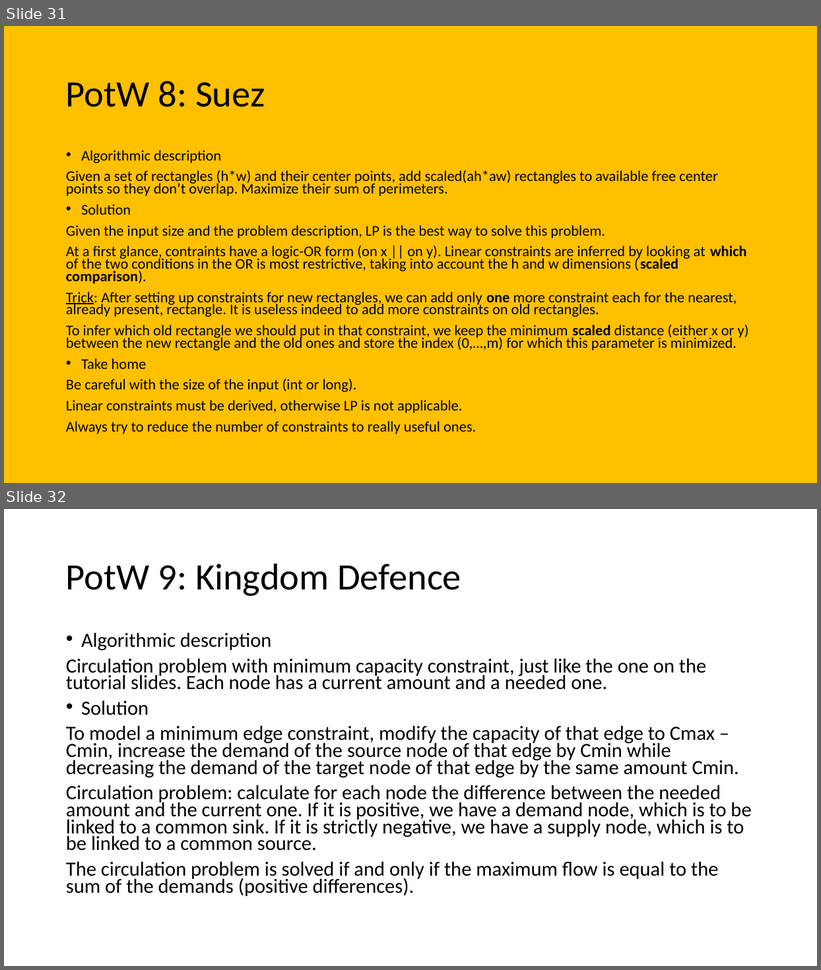
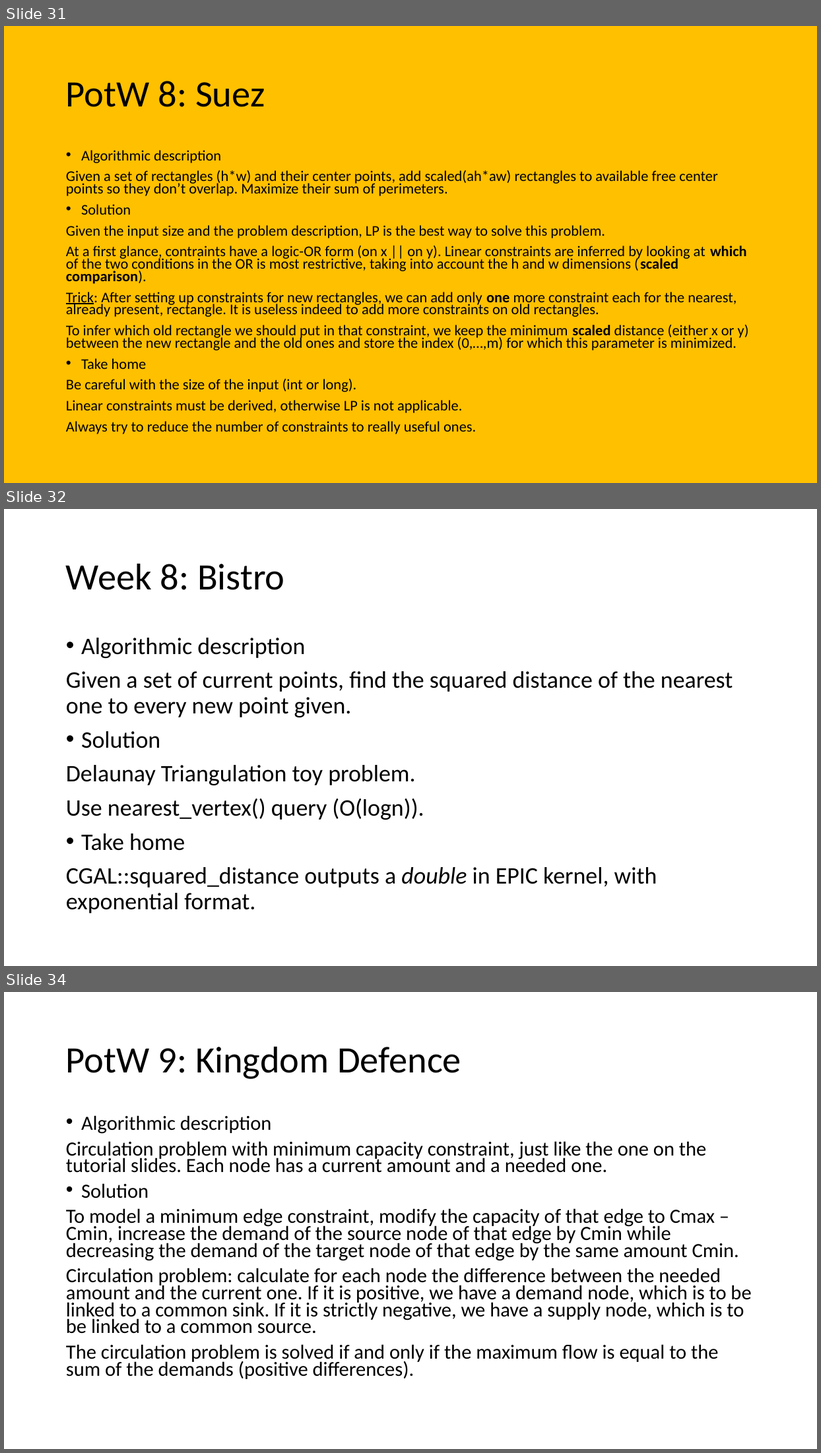
Before and after one commit to giacomocamposampiero/algolab, a slide deck: Recap.pptx. Shown one above the other, each under a label of ours: slides 31 and 32 before the commit, slides 31, 32 and 34 after it; the slides between them are not shown. The pictures are 821x970 and 821x1453 pixels, drawn with LibreOffice and Linux fonts; fonts in the diff are those of the drawing. Boxes give left, top, right and bottom in pixels: in the first picture for what was removed or moved away, otherwise in the second. Text is boxed around its words. In the diff, an @@ line names an element or a change of style, - is before the commit and + after.

```diff
--- a/Recap.pptx
+++ b/Recap.pptx
@@ slide 32 added at (x1=4, y1=509, x2=817, y2=966), background #FFFFFF @@
@@ title added at (x1=66, y1=563, x2=285, y2=590), 44 pt, text #000000 @@
+Week 8: Bistro
@@ text added at (x1=66, y1=638, x2=733, y2=914), 28 pt, text #000000 @@
+• Algorithmic description
+Given a set of current points, find the squared distance of the nearest one to every new point given.
+• Solution
+Delaunay Triangulation toy problem.
+Use nearest_vertex() query (O(logn)).
+• Take home
+CGAL::squared_distance outputs a double in EPIC kernel, with exponential format.
@@ what was slide 32 is now slide 34 @@
```
Also in this commit, not shown: 4 slides changed, 2 other slides added, 3 other files.
